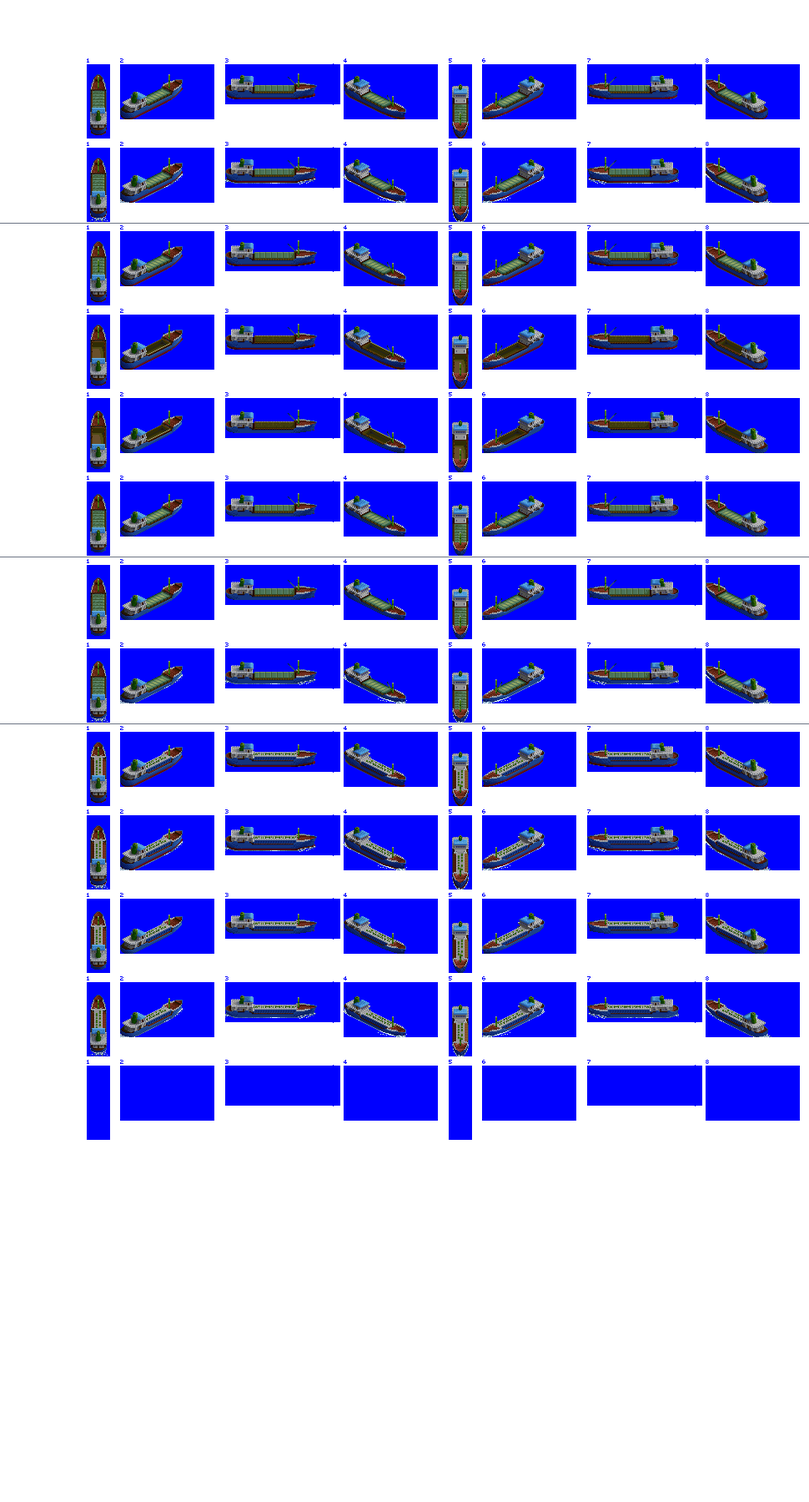
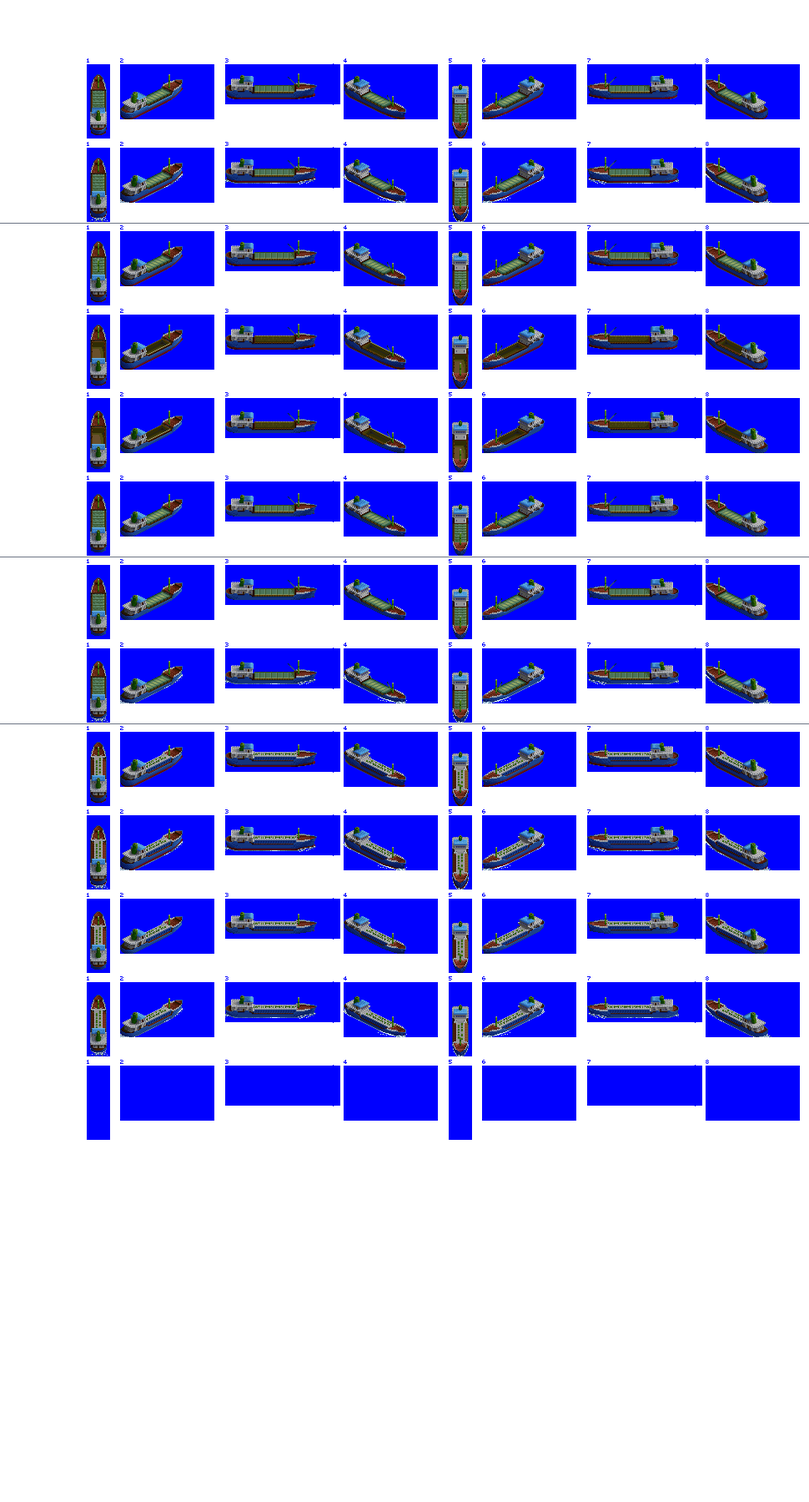
The second 809 × 1502 image is a revision of the first. Changes to its layers:
"cranes": blend normal → dissolve, painted on it over bbox(97, 73, 650, 1046)
painted on "Hatch Covers" over bbox(92, 85, 650, 710)
painted on "Small Coaster" over bbox(90, 78, 182, 135)
